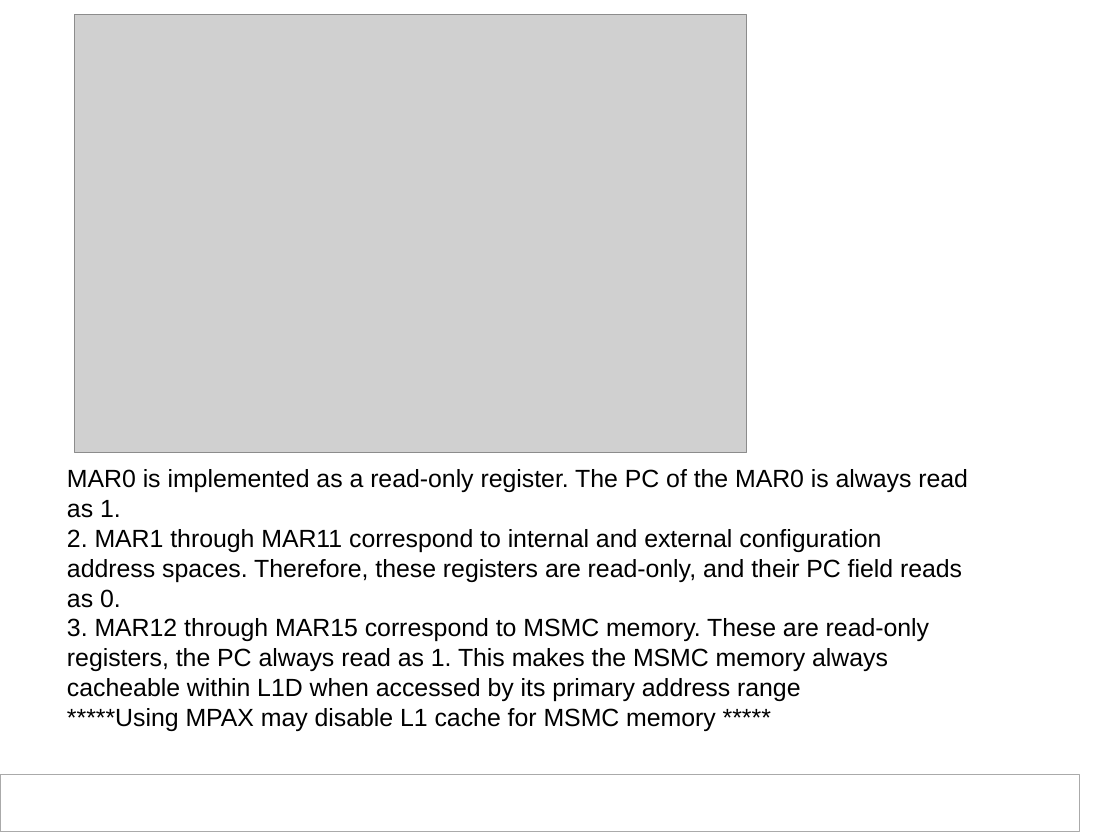
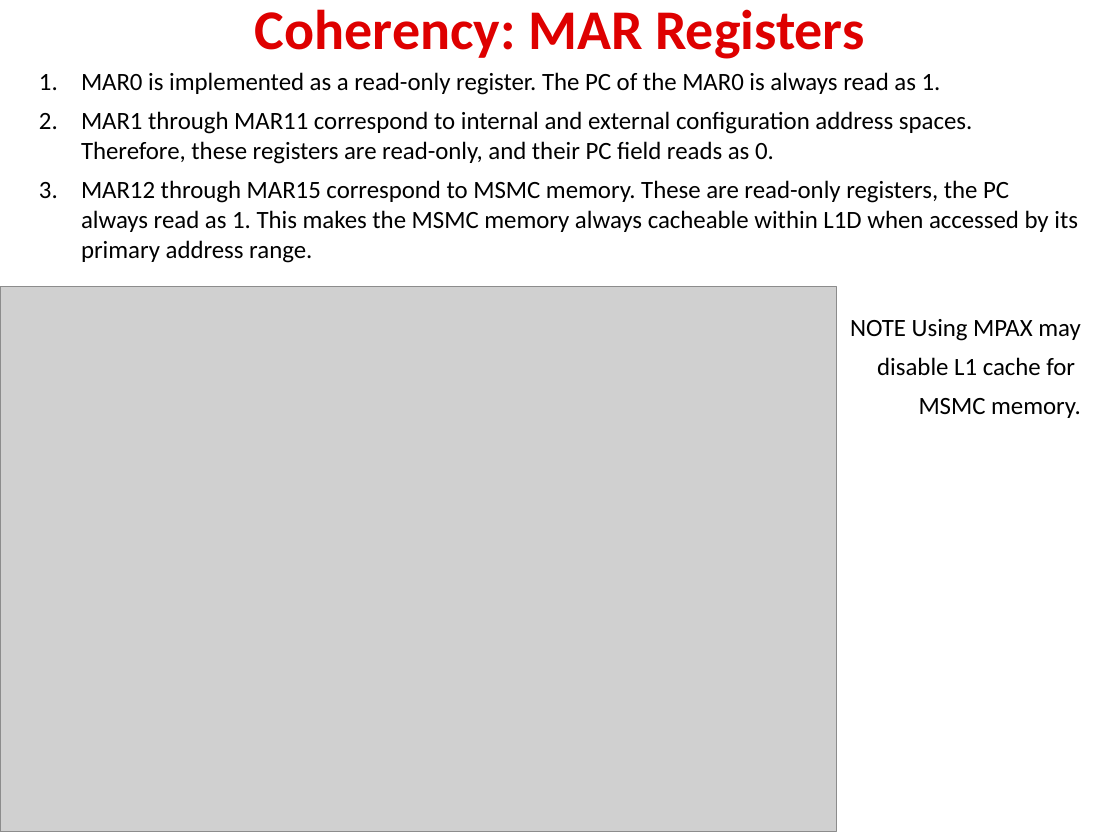
Before and after one commit to hari1989/keystone-workshop, a slide deck: slide 11 of preliminary/ipcForTI_RTOS_Internal.pptx (slide 13 before the commit). Drawn at 1120x840 pixels with LibreOffice and Linux fonts; fonts in the diff are those of the drawing; grey boxes stand for pictures; background and template pictures are left out. Boxes give left, top, right and bottom in pixels: in the first picture for what was removed or moved away, otherwise in the second. Text is boxed around its words. In the diff, an @@ line names an element or a change of style, - is before the commit and + after.

```diff
--- a/preliminary/ipcForTI_RTOS_Internal.pptx
+++ b/preliminary/ipcForTI_RTOS_Internal.pptx
@@ title added at bbox=[255, 9, 864, 59], 36 pt, text #DE0000, bold @@
+Coherency: MAR Registers
@@ text at bbox=[81, 72, 1081, 418]: text changed; font Arial to Calibri @@
-MAR0 is implemented as a read-only register. The PC of the MAR0 is always read
-as 1.
-2. MAR1 through MAR11 correspond to internal and external configuration
-address spaces. Therefore, these registers are read-only, and their PC field reads
-as 0.
-3. MAR12 through MAR15 correspond to MSMC memory. These are read-only
-registers, the PC always read as 1. This makes the MSMC memory always
-cacheable within L1D when accessed by its primary address range
-*****Using MPAX may disable L1 cache for MSMC memory *****
+1. MAR0 is implemented as a read-only register. The PC of the MAR0 is always read as 1.
+2. MAR1 through MAR11 correspond to internal and external configuration address spaces. Therefore, these registers are read-only, and their PC field reads as 0.
+3. MAR12 through MAR15 correspond to MSMC memory. These are read-only registers, the PC always read as 1. This makes the MSMC memory always cacheable within L1D when accessed by its primary address range.
+NOTE Using MPAX may
+disable L1 cache for
+MSMC memory.
@@ picture: place and size @@
-picture at bbox=[75, 15, 747, 452]
+picture at bbox=[0, 287, 837, 832]
@@ rectangle added at bbox=[0, 765, 1101, 840], fill #FFFFFF @@
@@ rectangle removed at bbox=[6, 775, 1076, 831] @@
```
Also in this commit, not shown: 36 other slides changed, 1 slide added, 6 slides removed.
